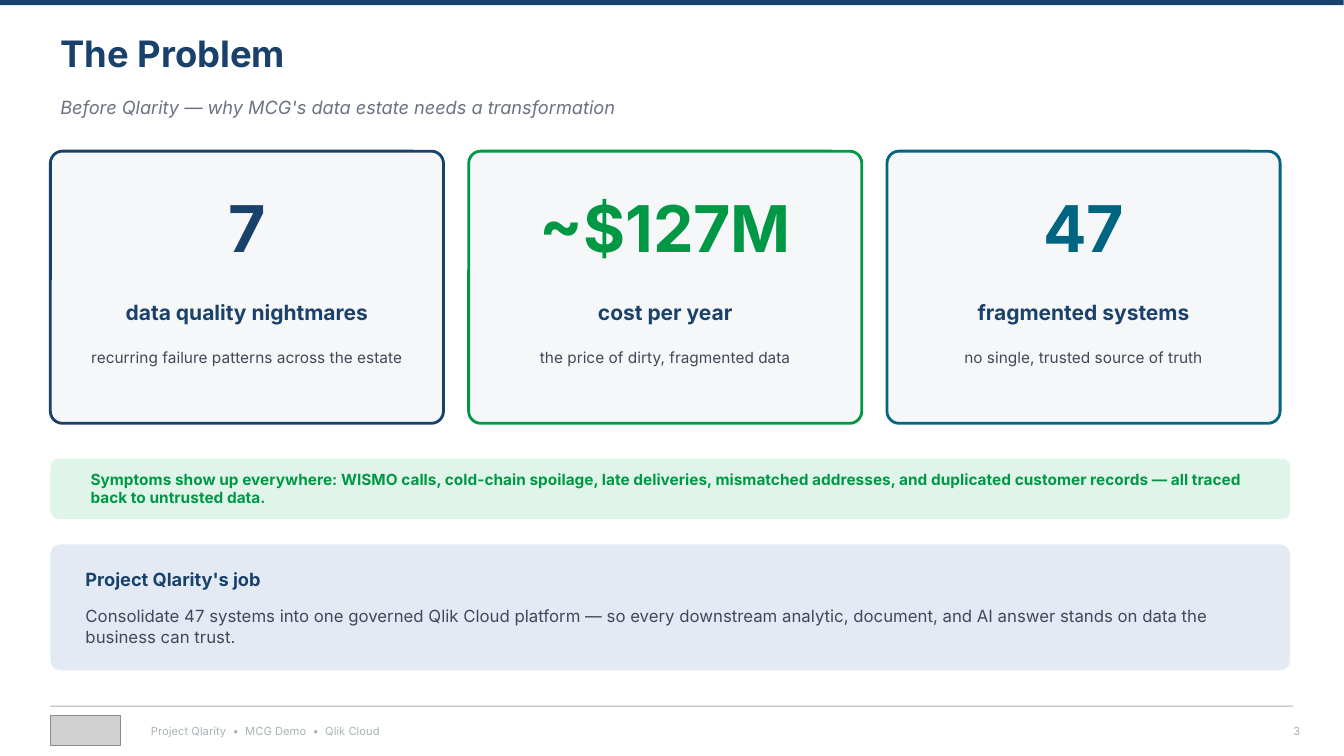
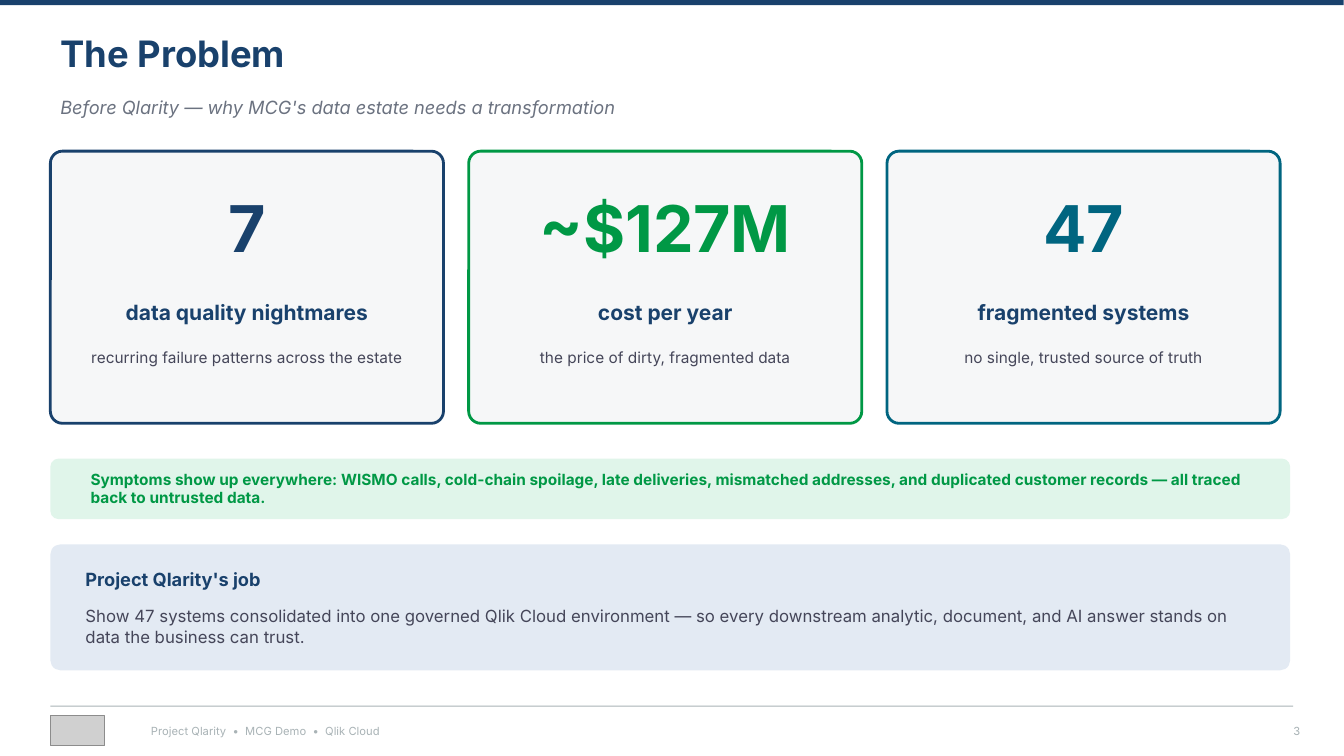
Before and after one commit to robertschoenfeldqlik/meridan_retail_group_qlik_demo_assets, a slide deck: slide 3 of MCG_Project_Qlarity_Summary.pptx. Drawn at 1344x756 pixels with LibreOffice and Linux fonts; fonts in the diff are those of the drawing; grey boxes stand for pictures. Boxes give left, top, right and bottom in pixels: in the first picture for what was removed or moved away, otherwise in the second. Text is boxed around its words. In the diff, an @@ line names an element or a change of style, - is before the commit and + after.

```diff
--- a/MCG_Project_Qlarity_Summary.pptx
+++ b/MCG_Project_Qlarity_Summary.pptx
@@ text at [85, 609, 1227, 643]: text changed @@
-Consolidate 47 systems into one governed Qlik Cloud platform — so every downstream analytic, document, and AI answer stands on data the business can trust.
+Show 47 systems consolidated into one governed Qlik Cloud environment — so every downstream analytic, document, and AI answer stands on data the business can trust.
@@ picture: place and size @@
-picture at [50, 716, 121, 746]
+picture at [50, 716, 105, 746]
```
Also in this commit, not shown: 12 other slides changed, 7 other files.
